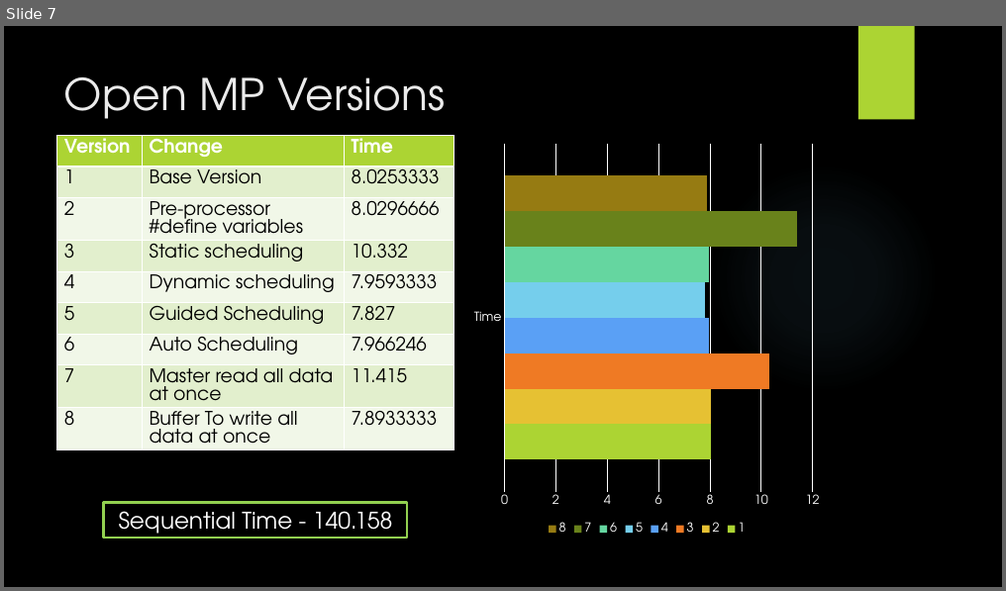
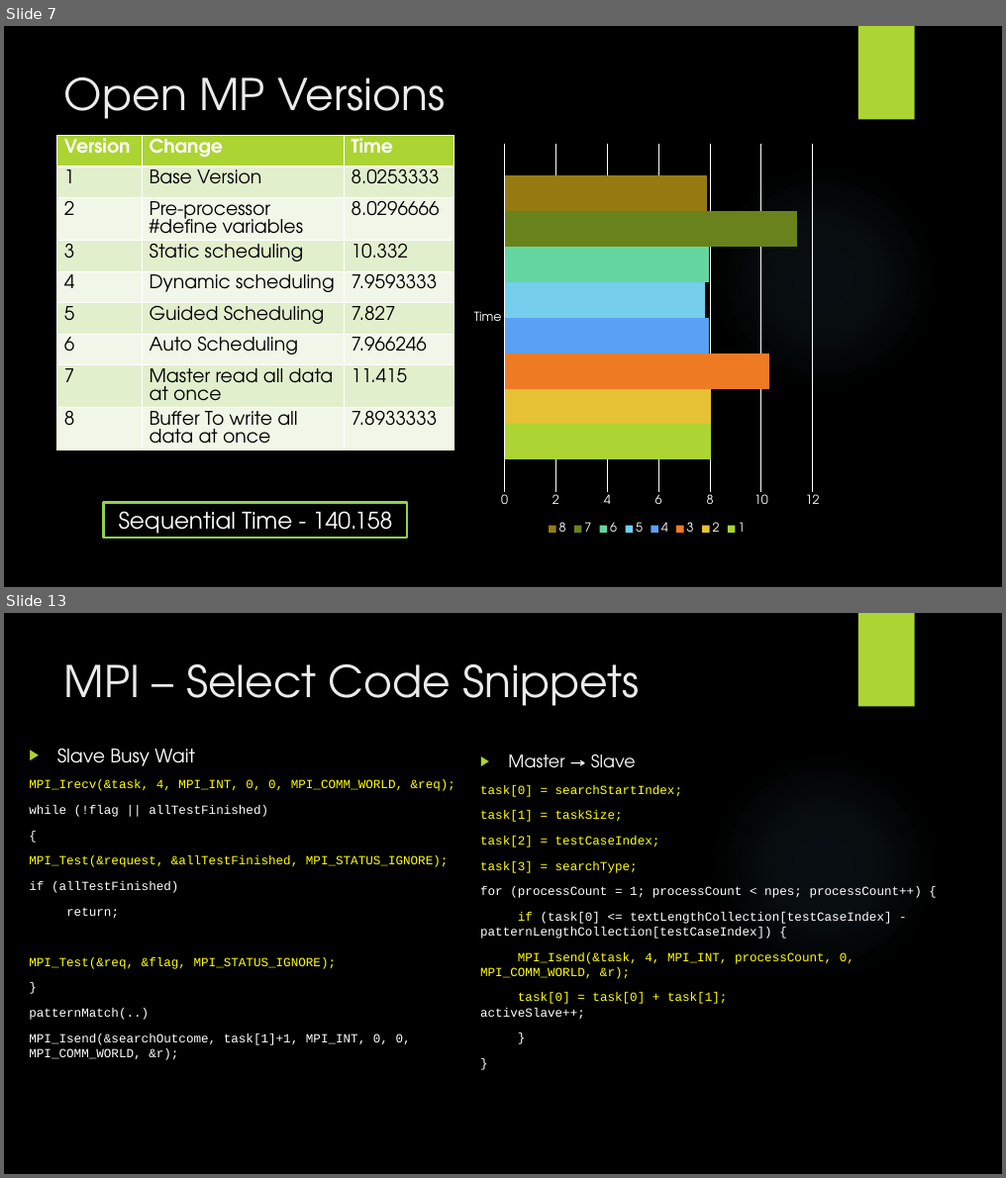
Before and after one commit to jordantoaster/Jordans-Repo, a slide deck: BestHPC/presentation.pptx. Shown one above the other, each under a label of ours: slide 7 before the commit, slides 7 and 13 after it; the slides between them are not shown. The pictures are 1006x591 and 1006x1178 pixels, drawn with LibreOffice and Linux fonts; fonts in the diff are those of the drawing; background and template pictures are left out. Boxes give left, top, right and bottom in pixels: in the first picture for what was removed or moved away, otherwise in the second. Text is boxed around its words. In the diff, an @@ line names an element or a change of style, - is before the commit and + after.

```diff
--- a/BestHPC/presentation.pptx
+++ b/BestHPC/presentation.pptx
@@ slide 13 added at <box>4,613,1002,1174</box>, background picture (left out); not listed: 2 template elements that a slide beside it also shows @@
@@ title added at <box>64,664,639,706</box>, 42 pt, text #EBEBEB @@
+MPI – Select Code Snippets
@@ text added at <box>29,749,455,1060</box>, 12 pt, text #FFFFFF @@
+▶ Slave Busy Wait
+MPI_Irecv(&task, 4, MPI_INT, 0, 0, MPI_COMM_WORLD, &req);
+while (!flag || allTestFinished)
+{
+MPI_Test(&request, &allTestFinished, MPI_STATUS_IGNORE);
+if (allTestFinished)
+return;
+MPI_Test(&req, &flag, MPI_STATUS_IGNORE);
+}
+patternMatch(..)
+MPI_Isend(&searchOutcome, task[1]+1, MPI_INT, 0, 0, MPI_COMM_WORLD, &r);
@@ text added at <box>480,755,922,1019</box>, 12 pt, text #FFFF00 @@
+▶ Master → Slave
+task[0] = searchStartIndex;
+task[1] = taskSize;
+task[2] = testCaseIndex;
+task[3] = searchType;
+for (processCount = 1; processCount < npes; processCount++) {
+if (task[0] <= textLengthCollection[testCaseIndex] - patternLengthCollection[testCaseIndex]) {
+MPI_Isend(&task, 4, MPI_INT, processCount, 0, MPI_COMM_WORLD, &r);
+task[0] = task[0] + task[1]; activeSlave++;
+}
+}
```
Also in this commit, not shown: 2 slides changed, 8 other slides added, 3 slides removed, 2 other files.
